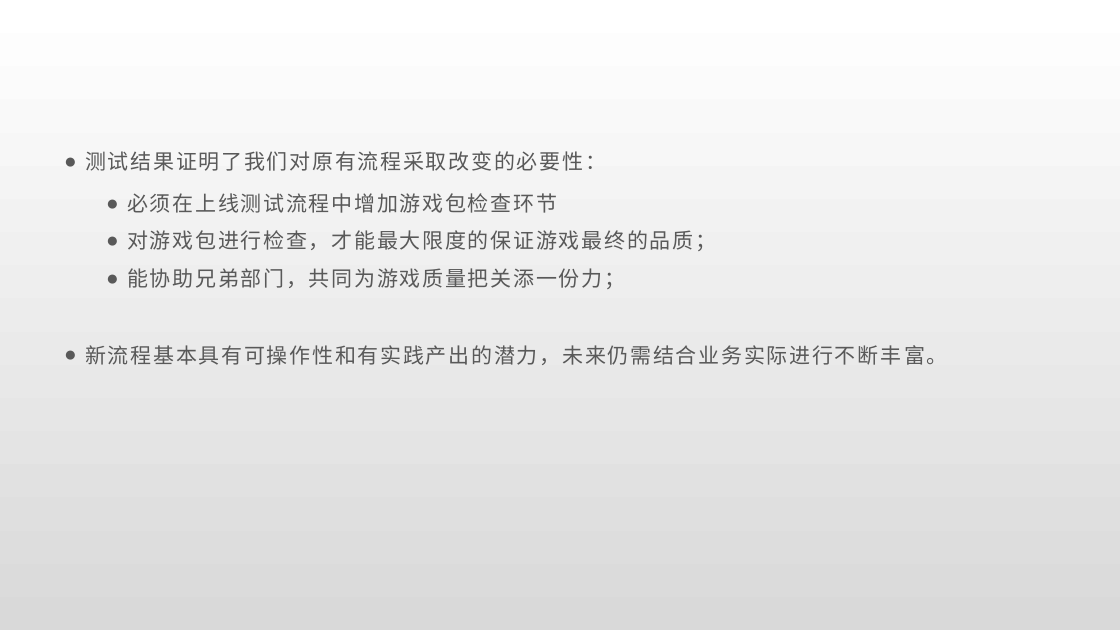
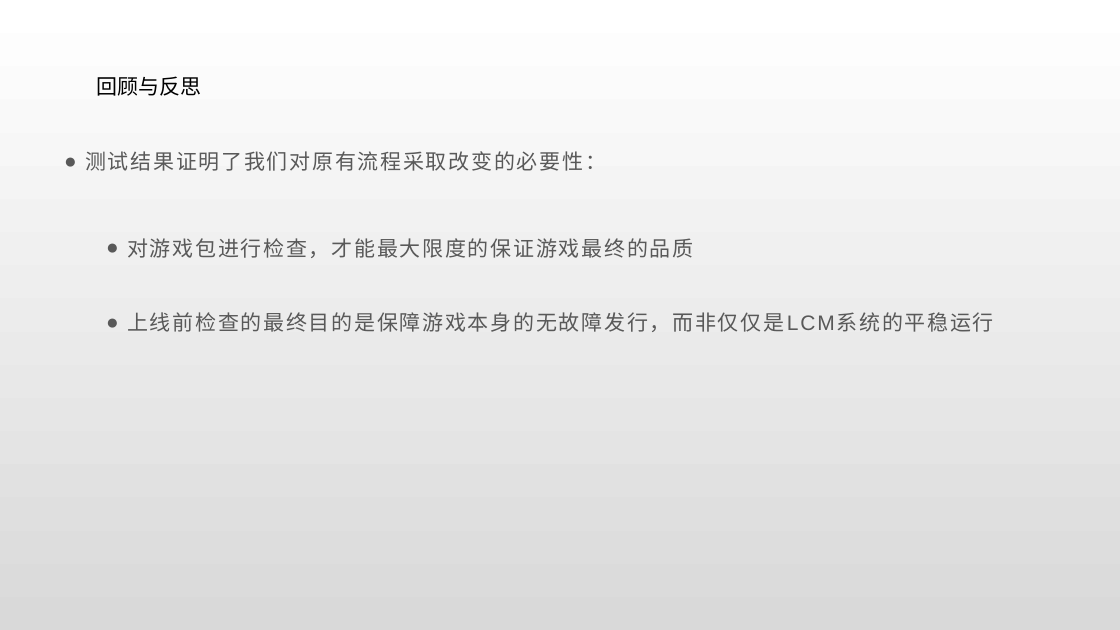
Before and after one commit to Rexixe1993/JavaScriptLesson, a slide deck: slide 5 of 全球版灌篮OBT复盘总结.pptx. Drawn at 1120x630 pixels with LibreOffice and Linux fonts; fonts in the diff are those of the drawing. Boxes give left, top, right and bottom in pixels: in the first picture for what was removed or moved away, otherwise in the second. Text is boxed around its words. In the diff, an @@ line names an element or a change of style, - is before the commit and + after.

```diff
--- a/全球版灌篮OBT复盘总结.pptx
+++ b/全球版灌篮OBT复盘总结.pptx
@@ text added at [96, 76, 201, 96], 18 pt, text #000000 @@
+回顾与反思
@@ text at [127, 238, 994, 332]: text changed @@
-  ● 必须在上线测试流程中增加游戏包检查环节
-  ● 对游戏包进行检查，才能最大限度的保证游戏最终的品质；
-  ● 能协助兄弟部门，共同为游戏质量把关添一份力；
-● 新流程基本具有可操作性和有实践产出的潜力，未来仍需结合业务实际进行不断丰富。
+  ● 对游戏包进行检查，才能最大限度的保证游戏最终的品质
+  ● 上线前检查的最终目的是保障游戏本身的无故障发行，而非仅仅是LCM系统的平稳运行
```
Also in this commit, not shown: 9 other slides changed, 2 slides added, 2 slides removed.
